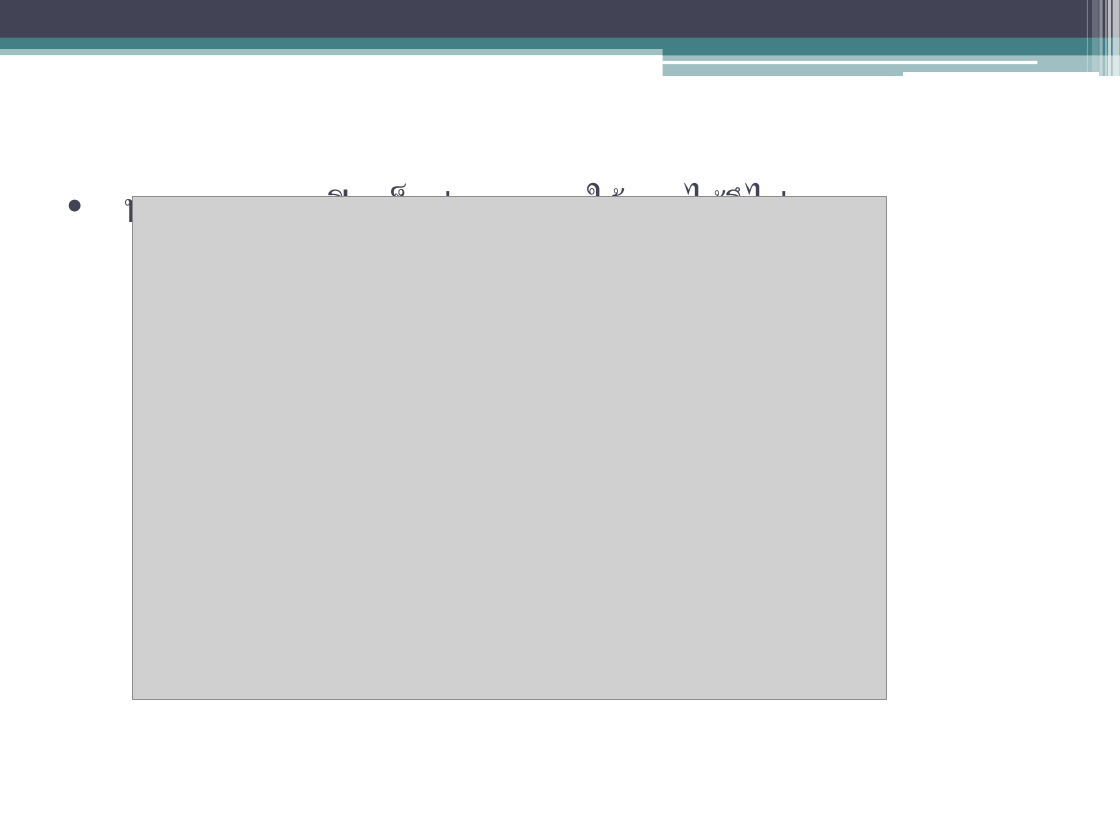
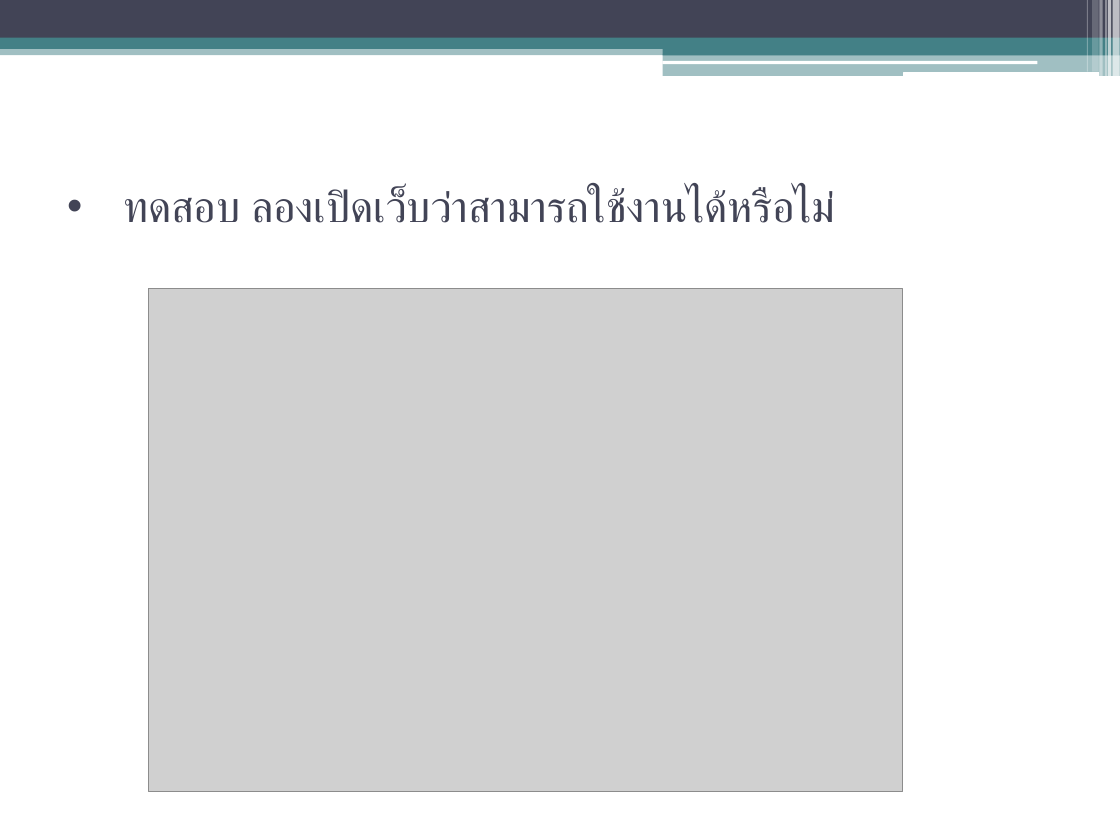
Before and after one commit to 57160410/Rails_Interview, a slide deck: slide 12 of Presentation.pptx. Drawn at 1120x840 pixels with LibreOffice and Linux fonts; fonts in the diff are those of the drawing; grey boxes stand for pictures. Boxes give left, top, right and bottom in pixels: in the first picture for what was removed or moved away, otherwise in the second. Text is boxed around its words. In the diff, an @@ line names an element or a change of style, - is before the commit and + after.

```diff
--- a/Presentation.pptx
+++ b/Presentation.pptx
@@ title at [123, 189, 836, 223]: text changed @@
-• ทดสอบ ลองเปิดเว็บว่าสามารถใช้งานได้รึไม่
+• ทดสอบ ลองเปิดเว็บว่าสามารถใช้งานได้หรือไม่
@@ picture: place and size @@
-picture at [132, 196, 886, 699]
+picture at [149, 289, 903, 792]
```
Also in this commit, not shown: 11 other slides changed.
